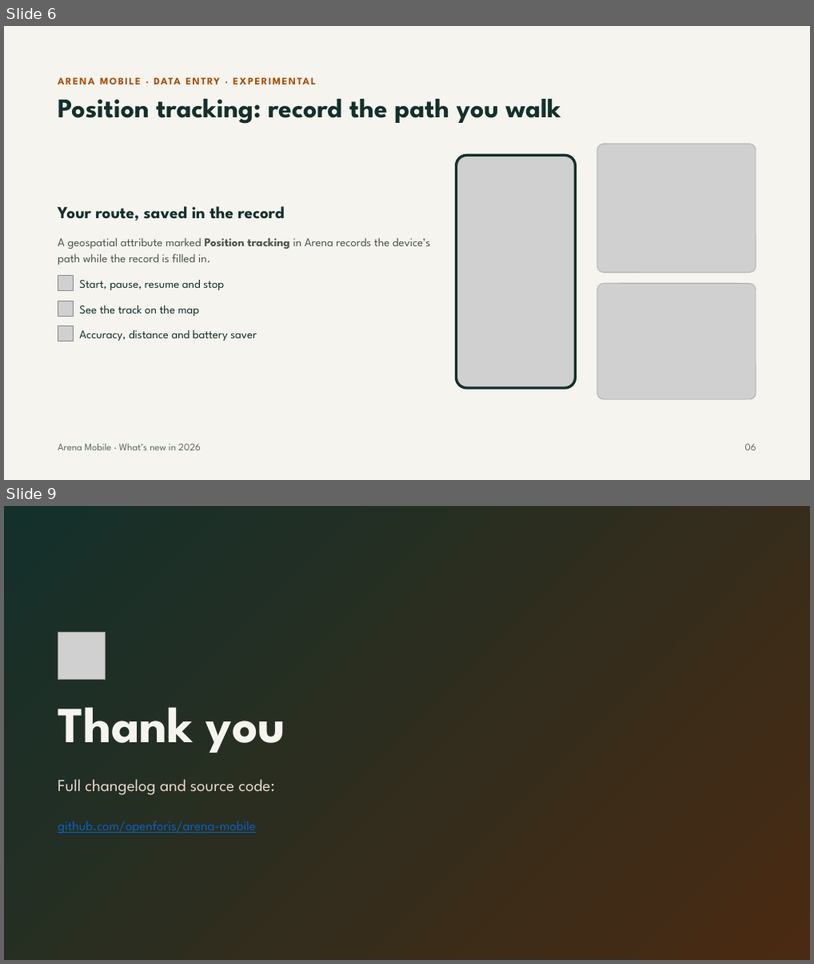
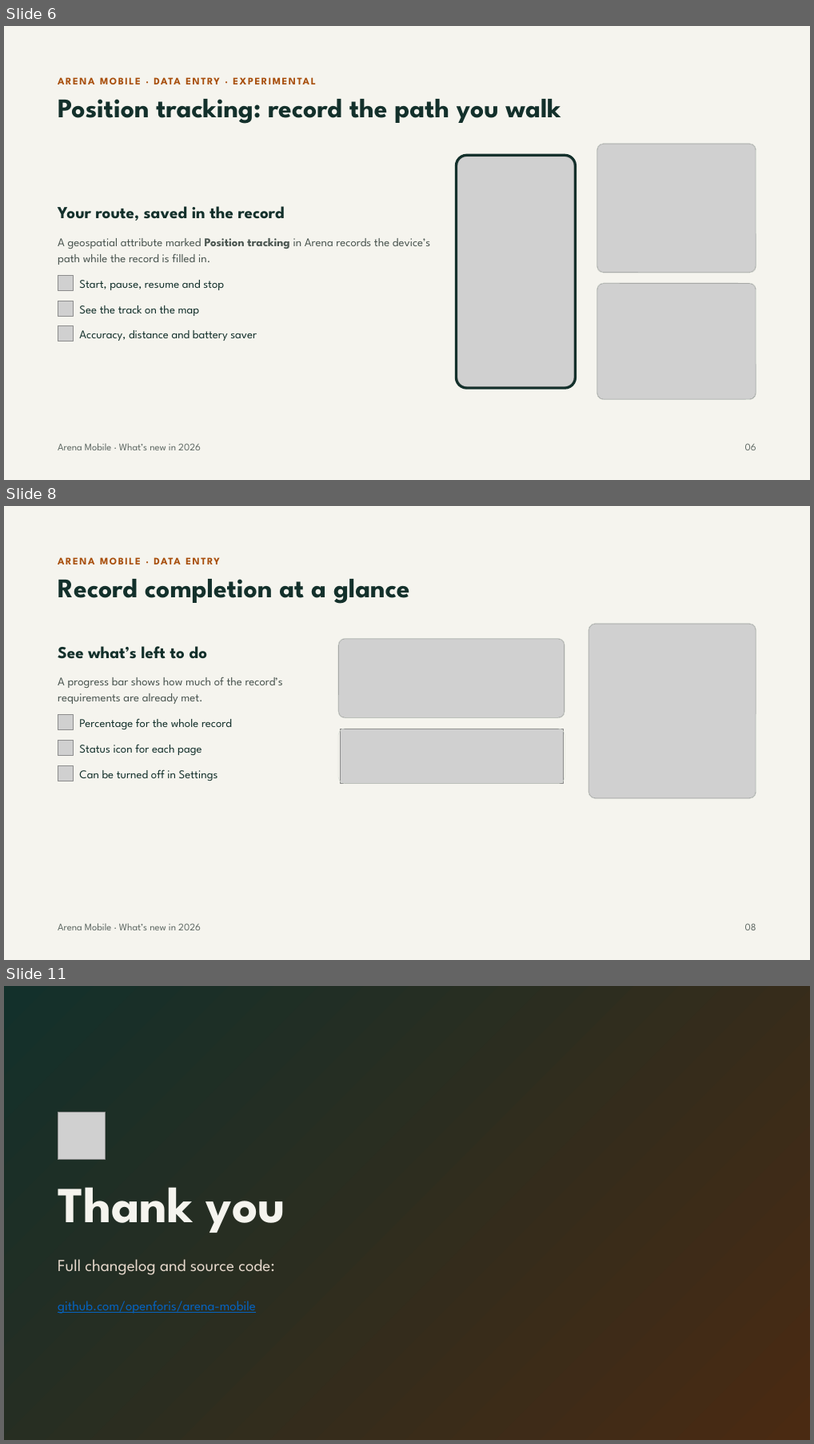
Before and after one commit to openforis/arena-mobile, a slide deck: docs/whats-new-2026/arena-mobile-whats-new-2026.pptx. Shown one above the other, each under a label of ours: slides 6 and 9 before the commit, slides 6, 8 and 11 after it; the slides between them are not shown. The pictures are 814x964 and 814x1444 pixels, drawn with LibreOffice and Linux fonts; fonts in the diff are those of the drawing; grey boxes stand for pictures. Boxes give left, top, right and bottom in pixels: in the first picture for what was removed or moved away, otherwise in the second. Text is boxed around its words. In the diff, an @@ line names an element or a change of style, - is before the commit and + after.

```diff
--- a/docs/whats-new-2026/arena-mobile-whats-new-2026.pptx
+++ b/docs/whats-new-2026/arena-mobile-whats-new-2026.pptx
@@ slide 8 added at (4,506,810,960), background #F5F4EE @@
@@ text added at (154,557,181,564), 12 pt, text #A84F0D, bold @@
+ARENA MOBILE · DATA ENTRY
@@ title added at (58,579,410,604), 32 pt, text #13302B, bold @@
+Record completion at a glance
@@ picture added at (589,624,756,798) @@
@@ rounded rectangle added at (589,624,757,798), outline #D6DCD4 0.5 pt @@
@@ text added at (58,646,208,659), 20 pt, text #13302B, bold @@
+See what’s left to do
@@ picture added at (338,639,565,718) @@
@@ rounded rectangle added at (338,639,565,718), outline #D6DCD4 0.5 pt @@
@@ text added at (58,676,283,704), 14 pt, text #4A5550 @@
+A progress bar shows how much of the record’s requirements are already met.
@@ picture added at (58,715,73,730) @@
@@ text added at (79,718,232,729), 14 pt, text #13302B @@
+Percentage for the whole record
@@ picture added at (58,740,73,756) @@
@@ text added at (79,744,202,756), 14 pt, text #13302B @@
+Status icon for each page
@@ rounded rectangle added at (338,728,565,784), outline #D6DCD4 0.5 pt @@
@@ picture added at (340,728,563,783) @@
@@ picture added at (58,765,73,780) @@
@@ text added at (79,769,218,781), 14 pt, text #13302B @@
+Can be turned off in Settings
@@ text added at (58,923,201,930), 12 pt, text #5E6863 @@
+Arena Mobile · What’s new in 2026
@@ text added at (746,923,757,930), 12 pt, text #5E6863 @@
+08
@@ what was slide 9 is now slide 11 @@
```
Also in this commit, not shown: 2 slides changed, 1 other slide added, 1 other file.
